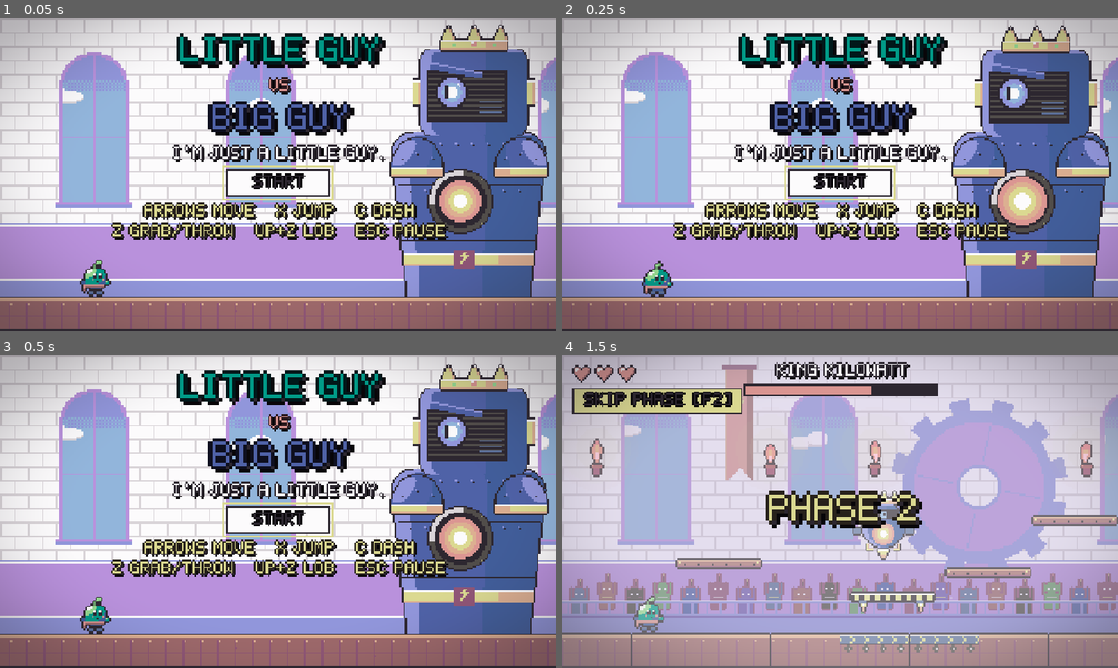
Above: before the commit, frames 1-4 (two rows, left to right).
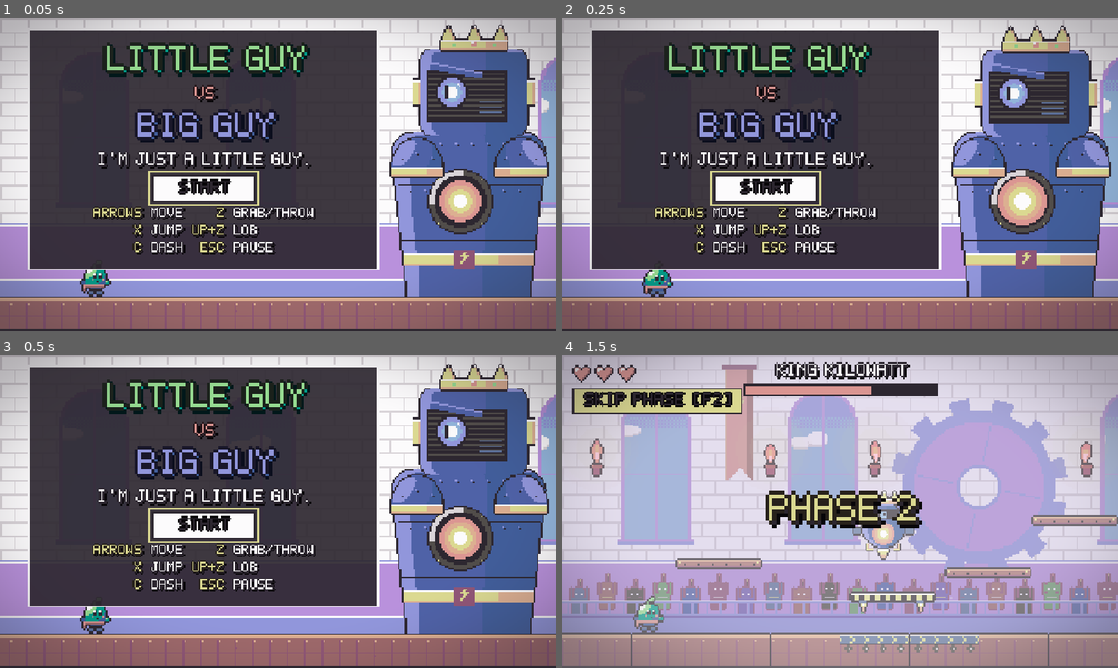
Above: after the commit, the same moments.

Repository: arnavaggarwal-dev/gamejamgamejam
Game: Godot game, scene res://scenes/title.tscn
Two runs of this game, one before a commit and one after it. Both use one fixed random seed, a clock stepped at 60 frames per second and the inputs below.
Inputs:
- Up to frame 1 (0.05 s): no input
- Up to frame 2 (0.25 s): no input
- Up to frame 3 (0.5 s): no input
- Up to frame 4 (1.5 s): click "START" at 0.5 s; click "SKIP PHASE [F2]" at 1.25 s

The runs differ from the first frame. In frame 1, 46% of the frame differs, in the area x 5-81%, y 3-81%; in frame 2, 46%; in frame 3, 46%; in frame 4, nothing differs.

Commit message:
fix: readable title screen
Title text sits on a dark card clear of the king, with brighter title colours
and the controls as a key/action grid instead of yellow text on the pale wall.

Diff:
--- a/scenes/title.gd
+++ b/scenes/title.gd
@@ -8,6 +8,6 @@
 	boss.get_node("Rig/FistL").hide()
 	boss.get_node("Rig/Core/Target").hide()
 	boss.anim.play(&"idle")
-	var start: Button = $VBox/Start
+	var start: Button = $Card/VBox/Start
 	start.grab_focus()
 	start.pressed.connect(func() -> void: get_tree().change_scene_to_file("res://scenes/game.tscn"))
--- a/scenes/title.tscn
+++ b/scenes/title.tscn
@@ -35,57 +35,131 @@
 animation = &"idle"
 autoplay = "idle"
 
-[node name="VBox" type="VBoxContainer" parent="."]
-layout_mode = 1
-anchor_left = 0.5
-anchor_right = 0.5
-offset_left = -440.0
-offset_top = 36.0
-offset_right = 440.0
-offset_bottom = 560.0
-grow_horizontal = 2
-theme_override_constants/separation = 12
+[node name="Card" type="PanelContainer" parent="."]
+layout_mode = 0
+offset_left = 64.0
+offset_top = 24.0
+offset_right = 872.0
+offset_bottom = 540.0
 
-[node name="Little" type="Label" parent="VBox"]
+[node name="VBox" type="VBoxContainer" parent="Card"]
 layout_mode = 2
-theme_override_colors/font_color = Color(0, 0.612, 0.537, 1)
-theme_override_constants/shadow_offset_x = 8
-theme_override_constants/shadow_offset_y = 8
+theme_override_constants/separation = 10
+
+[node name="Little" type="Label" parent="Card/VBox"]
+layout_mode = 2
+theme_override_colors/font_color = Color(0.588, 0.859, 0.569, 1)
+theme_override_colors/font_shadow_color = Color(0, 0.612, 0.537, 1)
+theme_override_constants/shadow_offset_x = 6
+theme_override_constants/shadow_offset_y = 6
 theme_override_font_sizes/font_size = 72
 text = "LITTLE GUY"
 horizontal_alignment = 1
 
-[node name="Vs" type="Label" parent="VBox"]
+[node name="Vs" type="Label" parent="Card/VBox"]
 layout_mode = 2
 theme_override_colors/font_color = Color(0.859, 0.588, 0.573, 1)
 text = "VS"
 horizontal_alignment = 1
 
-[node name="Big" type="Label" parent="VBox"]
+[node name="Big" type="Label" parent="Card/VBox"]
 layout_mode = 2
-theme_override_colors/font_color = Color(0.31, 0.384, 0.655, 1)
-theme_override_constants/shadow_offset_x = 8
-theme_override_constants/shadow_offset_y = 8
+theme_override_colors/font_color = Color(0.569, 0.588, 0.859, 1)
+theme_override_colors/font_shadow_color = Color(0.255, 0.369, 0.608, 1)
+theme_override_constants/shadow_offset_x = 6
+theme_override_constants/shadow_offset_y = 6
 theme_override_font_sizes/font_size = 72
 text = "BIG GUY"
 horizontal_alignment = 1
 
-[node name="Tag" type="Label" parent="VBox"]
+[node name="Tag" type="Label" parent="Card/VBox"]
 layout_mode = 2
 text = "I'M JUST A LITTLE GUY."
 horizontal_alignment = 1
 
-[node name="Start" type="Button" parent="VBox"]
+[node name="Start" type="Button" parent="Card/VBox"]
 custom_minimum_size = Vector2(240, 64)
 layout_mode = 2
 size_flags_horizontal = 4
 text = "START"
 
-[node name="Controls" type="Label" parent="VBox"]
+[node name="Controls" type="GridContainer" parent="Card/VBox"]
+layout_mode = 2
+size_flags_horizontal = 4
+theme_override_constants/h_separation = 20
+theme_override_constants/v_separation = 6
+columns = 4
+
+[node name="Key0" type="Label" parent="Card/VBox/Controls"]
 layout_mode = 2
 theme_override_colors/font_color = Color(0.859, 0.851, 0.569, 1)
-text = "ARROWS MOVE   X JUMP   C DASH
-Z GRAB/THROW   UP+Z LOB   ESC PAUSE"
-horizontal_alignment = 1
+theme_override_font_sizes/font_size = 28
+text = "ARROWS"
+horizontal_alignment = 2
+
+[node name="Action0" type="Label" parent="Card/VBox/Controls"]
+layout_mode = 2
+theme_override_font_sizes/font_size = 28
+text = "MOVE"
+
+[node name="Key1" type="Label" parent="Card/VBox/Controls"]
+layout_mode = 2
+theme_override_colors/font_color = Color(0.859, 0.851, 0.569, 1)
+theme_override_font_sizes/font_size = 28
+text = "Z"
+horizontal_alignment = 2
+
+[node name="Action1" type="Label" parent="Card/VBox/Controls"]
+layout_mode = 2
+theme_override_font_sizes/font_size = 28
+text = "GRAB/THROW"
+
+[node name="Key2" type="Label" parent="Card/VBox/Controls"]
+layout_mode = 2
+theme_override_colors/font_color = Color(0.859, 0.851, 0.569, 1)
+theme_override_font_sizes/font_size = 28
+text = "X"
+horizontal_alignment = 2
+
+[node name="Action2" type="Label" parent="Card/VBox/Controls"]
+layout_mode = 2
+theme_override_font_sizes/font_size = 28
+text = "JUMP"
+
+[node name="Key3" type="Label" parent="Card/VBox/Controls"]
+layout_mode = 2
+theme_override_colors/font_color = Color(0.859, 0.851, 0.569, 1)
+theme_override_font_sizes/font_size = 28
+text = "UP+Z"
+horizontal_alignment = 2
+
+[node name="Action3" type="Label" parent="Card/VBox/Controls"]
+layout_mode = 2
+theme_override_font_sizes/font_size = 28
+text = "LOB"
+
+[node name="Key4" type="Label" parent="Card/VBox/Controls"]
+layout_mode = 2
+theme_override_colors/font_color = Color(0.859, 0.851, 0.569, 1)
+theme_override_font_sizes/font_size = 28
+text = "C"
+horizontal_alignment = 2
+
+[node name="Action4" type="Label" parent="Card/VBox/Controls"]
+layout_mode = 2
+theme_override_font_sizes/font_size = 28
+text = "DASH"
+
+[node name="Key5" type="Label" parent="Card/VBox/Controls"]
+layout_mode = 2
+theme_override_colors/font_color = Color(0.859, 0.851, 0.569, 1)
+theme_override_font_sizes/font_size = 28
+text = "ESC"
+horizontal_alignment = 2
+
+[node name="Action5" type="Label" parent="Card/VBox/Controls"]
+layout_mode = 2
+theme_override_font_sizes/font_size = 28
+text = "PAUSE"
 
 [node name="FilmFilter" parent="." instance=ExtResource("2_film")]
--- a/tests/test_logic.gd
+++ b/tests/test_logic.gd
@@ -369,7 +369,7 @@
 	var title: Control = load("res://scenes/title.tscn").instantiate()
 	root.add_child(title)
 	await process_frame
-	check(title.get_node("VBox/Start").has_focus(), "title focuses the Start button")
+	check(title.get_node("Card/VBox/Start").has_focus(), "title focuses the Start button")
 	check(title.get_node("FilmFilter/Rect").material != null, "film filter has its shader material")
 	title.queue_free()
 	await process_frame
